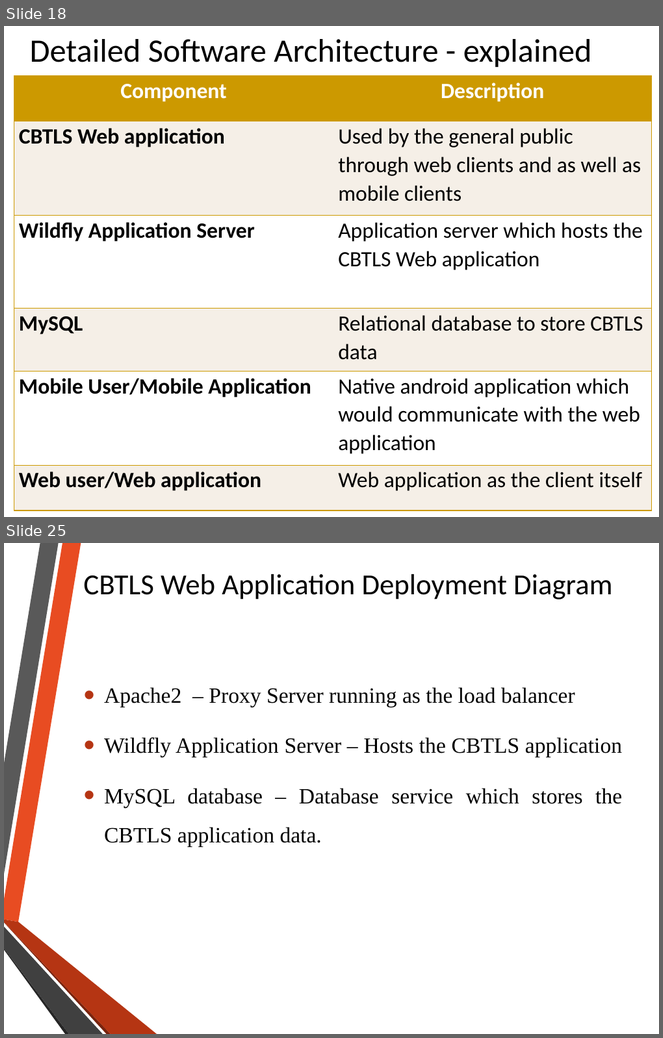
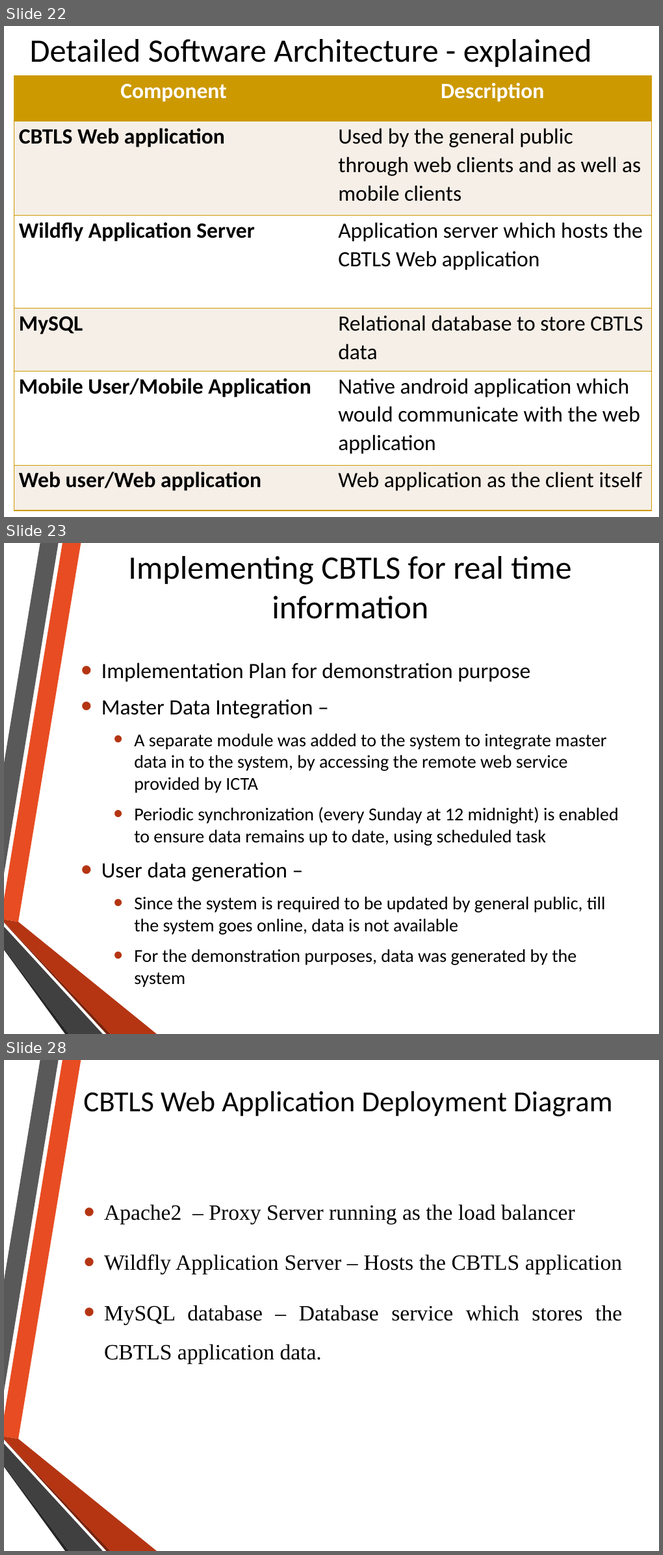
Before and after one commit to nadee158/cbtls, a slide deck: FinalSubmission/msc_final_presentation.pptx. Shown one above the other, each under a label of ours: slides 18 and 25 before the commit, slides 22, 23 and 28 after it; the slides between them are not shown. The pictures are 663x1038 and 663x1555 pixels, drawn with LibreOffice and Linux fonts; fonts in the diff are those of the drawing; background and template pictures are left out. Boxes give left, top, right and bottom in pixels: in the first picture for what was removed or moved away, otherwise in the second. Text is boxed around its words. In the diff, an @@ line names an element or a change of style, - is before the commit and + after.

```diff
--- a/FinalSubmission/msc_final_presentation.pptx
+++ b/FinalSubmission/msc_final_presentation.pptx
@@ slide 23 added at <box>4,543,659,1034</box>, background picture (left out); not listed: 6 template elements that a slide beside it also shows @@
@@ title added at <box>128,556,571,619</box>, 36 pt, text #000000 @@
+Implementing CBTLS for real time information
@@ text added at <box>102,663,619,988</box>, 20 pt, text #000000 @@
+• Implementation Plan for demonstration purpose
+• Master Data Integration –
+  • A separate module was added to the system to integrate master data in to the system, by accessing the remote web service provided by ICTA
+  • Periodic synchronization (every Sunday at 12 midnight) is enabled to ensure data remains up to date, using scheduled task
+• User data generation –
+  • Since the system is required to be updated by general public, till the system goes online, data is not available
+  • For the demonstration purposes, data was generated by the system
@@ what was slide 18 is now slide 22 @@
@@ what was slide 25 is now slide 28 @@
```
Also in this commit, not shown: 7 slides changed, 11 other slides added, 3 slides removed.
